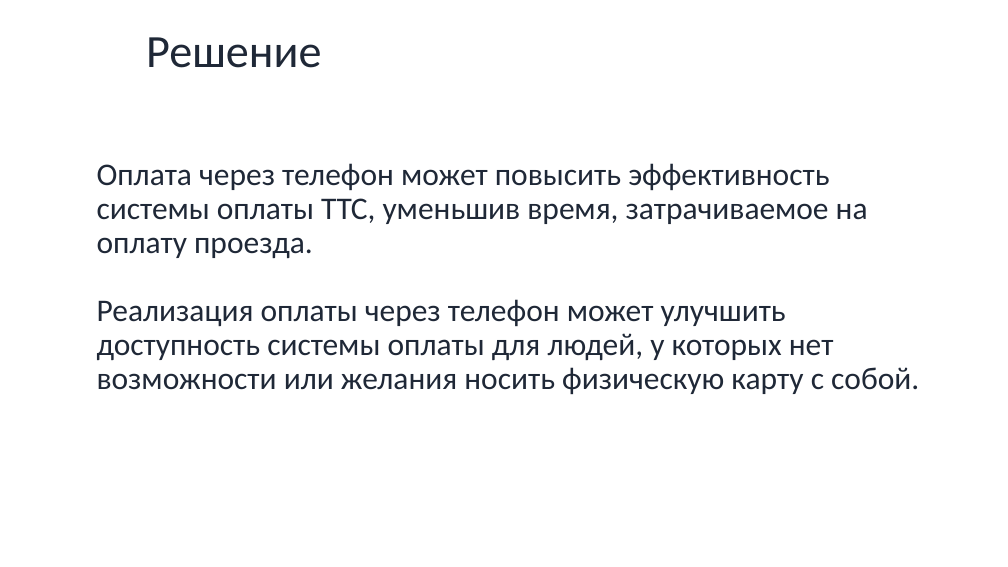
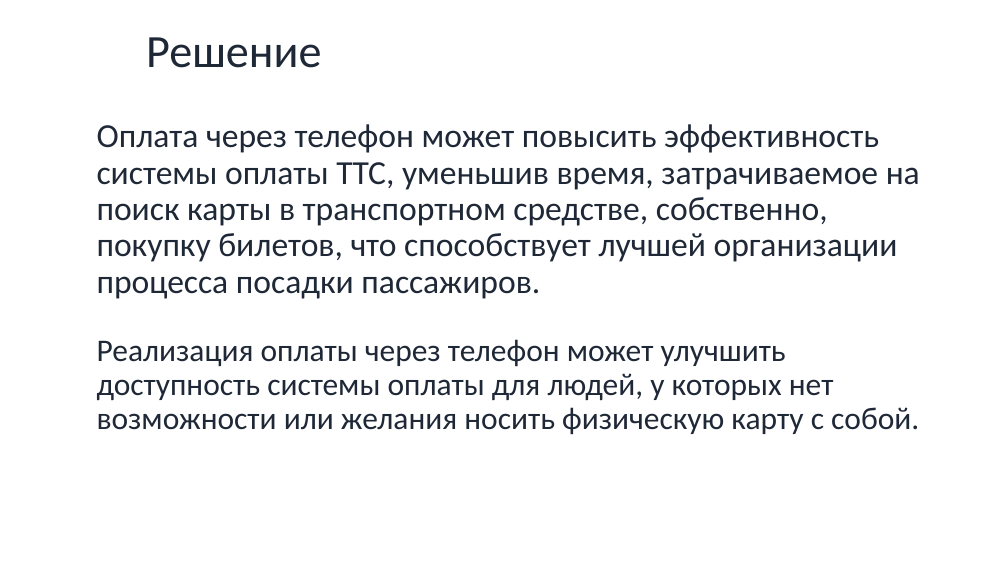
Before and after one commit to Baganapalaka/-6, a slide deck: slide 3 of Вроде бы готово.pptx. Drawn at 1008x567 pixels with LibreOffice and Linux fonts; fonts in the diff are those of the drawing; background and template pictures are left out. Boxes give left, top, right and bottom in pixels: in the first picture for what was removed or moved away, otherwise in the second. Text is boxed around its words. In the diff, an @@ line names an element or a change of style, - is before the commit and + after.

Commit message:
Add files via upload
Я изменила слайд с решением немного, почитайте, плюс, у меня вопрос, что значит "нет возможности носить с собой транспортную карту?"

```diff
--- a/Вроде бы готово.pptx
+++ b/Вроде бы готово.pptx
@@ text at (97,130,920,299): text changed; size 30 to 32 pt @@
-Оплата через телефон может повысить эффективность системы оплаты ТТС, уменьшив время, затрачиваемое на оплату проезда.
+Оплата через телефон может повысить эффективность системы оплаты ТТС, уменьшив время, затрачиваемое на поиск карты в транспортном средстве, собственно, покупку билетов, что способствует лучшей организации процесса посадки пассажиров.
```
Also in this commit, not shown: 1 other slide changed.
